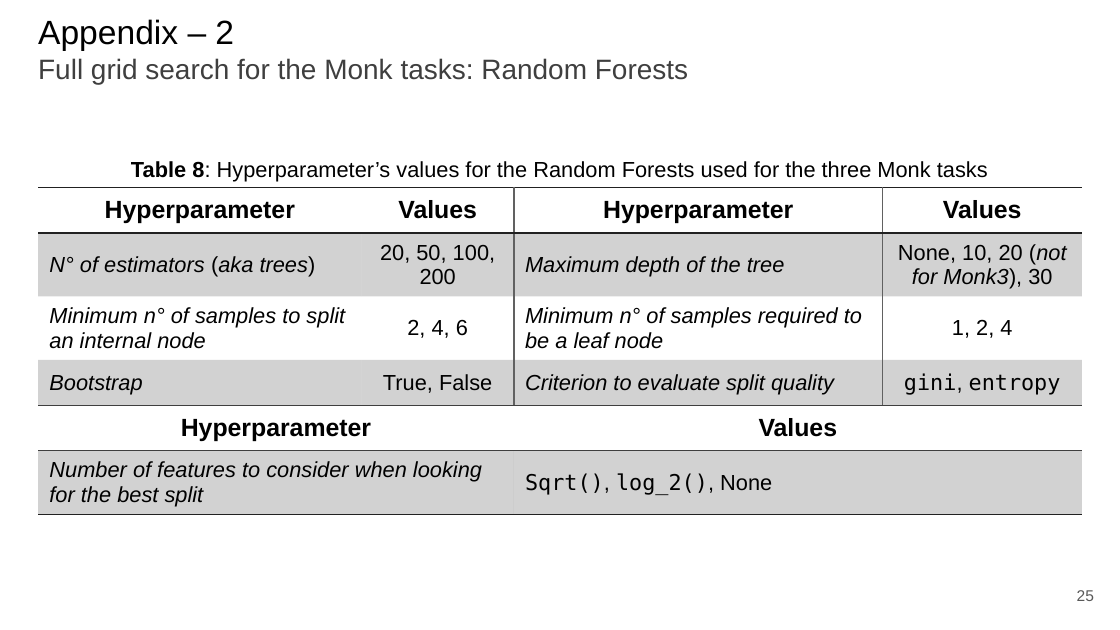
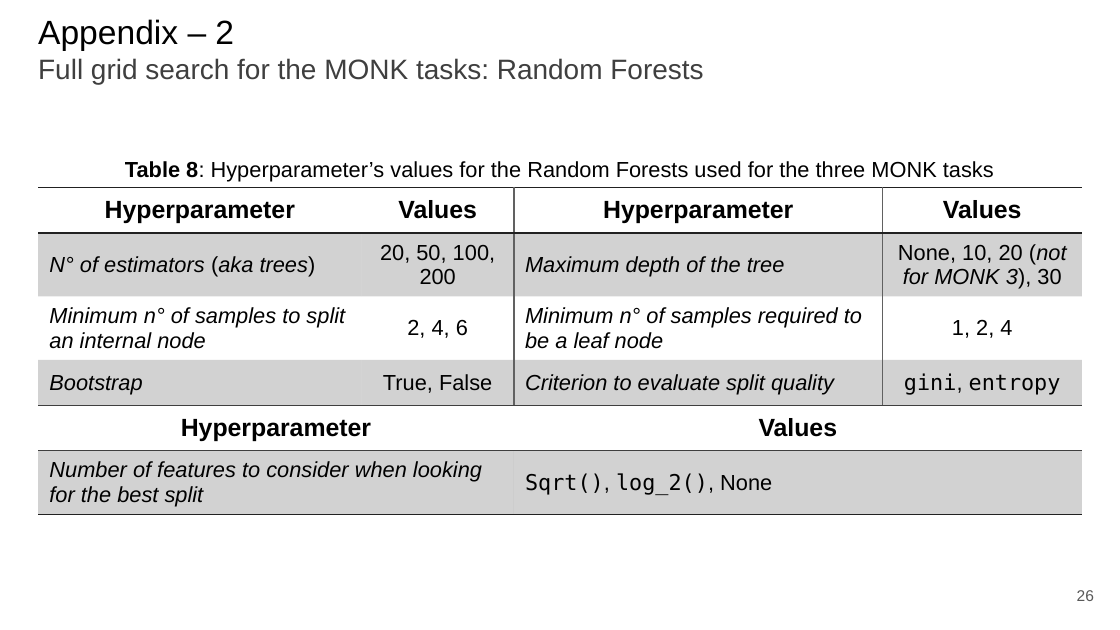
Before and after one commit to paolo-junior-mollica/machine-learning-project, a slide deck: slide 26 of relazione/ML-2023-PRJ-Slides-Demo.pptx (slide 25 before the commit). Drawn at 1120x630 pixels with LibreOffice and Linux fonts; fonts in the diff are those of the drawing. Boxes give left, top, right and bottom in pixels: in the first picture for what was removed or moved away, otherwise in the second. Text is boxed around its words. In the diff, an @@ line names an element or a change of style, - is before the commit and + after.

```diff
--- a/relazione/ML-2023-PRJ-Slides-Demo.pptx
+++ b/relazione/ML-2023-PRJ-Slides-Demo.pptx
@@ title at [38,19,703,84]: text changed @@
-Appendix – 2
-Full grid search for the Monk tasks: Random Forests
+Appendix – 2
+Full grid search for the MONK tasks: Random Forests
@@ text at [125,161,994,181]: text changed @@
-Table 8: Hyperparameter’s values for the Random Forests used for the three Monk tasks
+Table 8: Hyperparameter’s values for the Random Forests used for the three MONK tasks
@@ table at [38,187,1082,514] @@
-row 2, column 4: None, 10, 20 (not for Monk3), 30
+row 2, column 4: None, 10, 20 (not for MONK 3), 30
@@ page number at [1077,590,1094,601]: text changed @@
-25
+26
```
Also in this commit, not shown: 17 other slides changed, 2 slides added.
